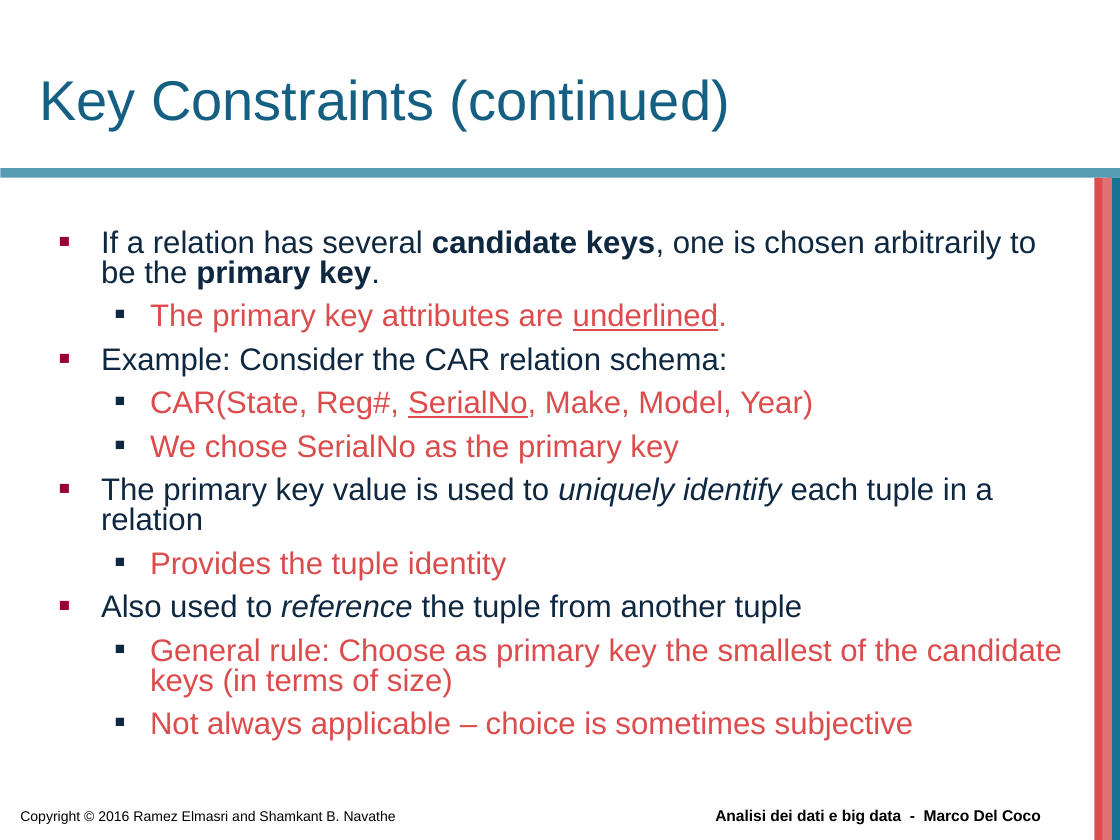
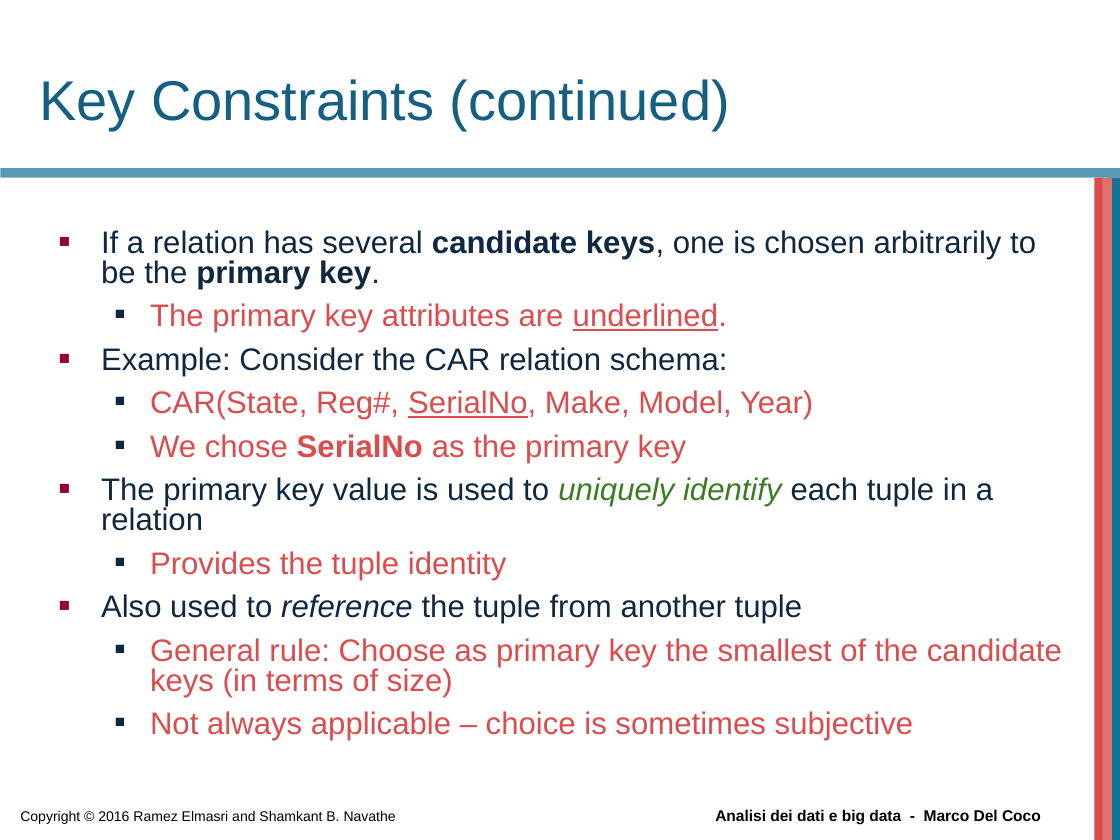
Before and after one commit to beppe2hd/AnalisiDati_BigData, a slide deck: slide 24 of materials/Chapter05.ppt. Drawn at 1120x840 pixels with LibreOffice and Linux fonts; fonts in the diff are those of the drawing; background and template pictures are left out. Boxes give left, top, right and bottom in pixels: in the first picture for what was removed or moved away, otherwise in the second. Text is boxed around its words. In the diff, an @@ line names an element or a change of style, - is before the commit and + after.

```diff
--- a/materials/Chapter05.ppt
+++ b/materials/Chapter05.ppt
@@ text at (x1=101, y1=434, x2=993, y2=531): bold on in "SerialNo"; text colour #0E2841 to #3B7D23 in "uniquely identify" @@
```
Also in this commit, not shown: 11 other slides changed, 2 slides removed.
